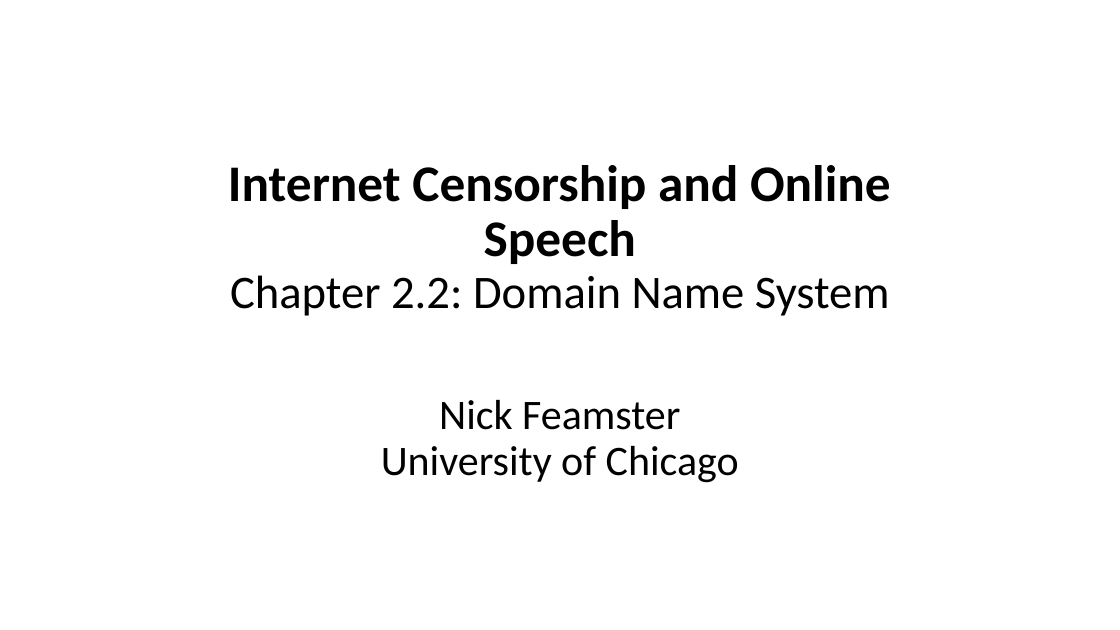
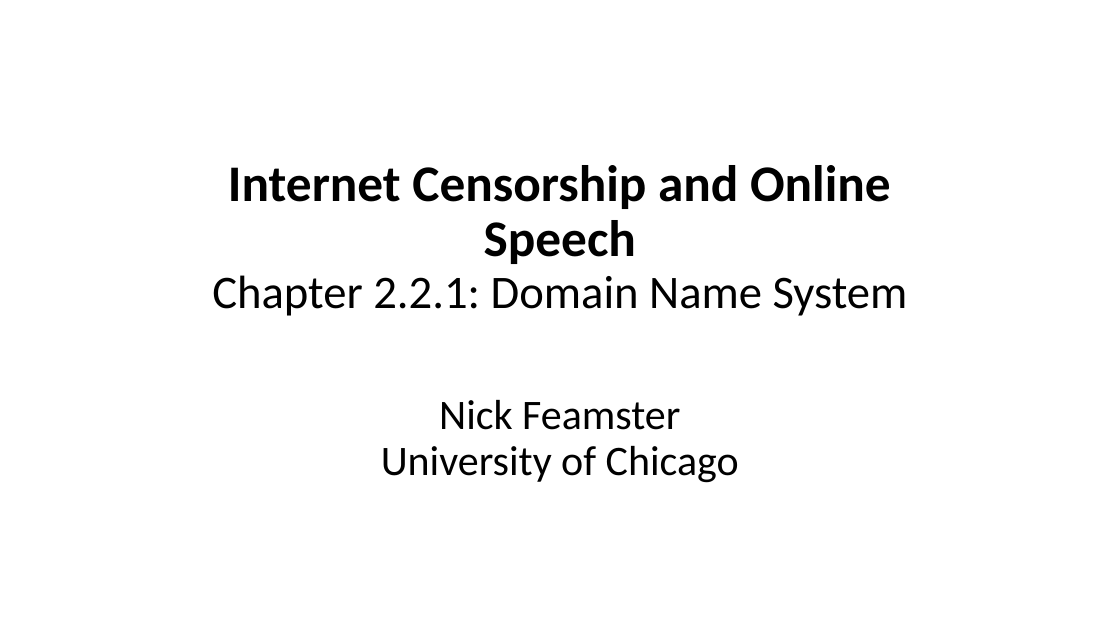
Before and after one commit to noise-lab/censorship-course, a slide deck: slide 3 of docs/slides/class/04-Protocols.pptx (slide 10 before the commit). Drawn at 1120x630 pixels with LibreOffice and Linux fonts; fonts in the diff are those of the drawing. Boxes give left, top, right and bottom in pixels: in the first picture for what was removed or moved away, otherwise in the second. Text is boxed around its words. In the diff, an @@ line names an element or a change of style, - is before the commit and + after.

```diff
--- a/docs/slides/class/04-Protocols.pptx
+++ b/docs/slides/class/04-Protocols.pptx
@@ title at (x1=212, y1=165, x2=908, y2=316): text changed @@
-Internet Censorship and Online Speech
-Chapter 2.2: Domain Name System
+Internet Censorship and Online Speech
+Chapter 2.2.1: Domain Name System
```
Also in this commit, not shown: 4 other slides changed.
